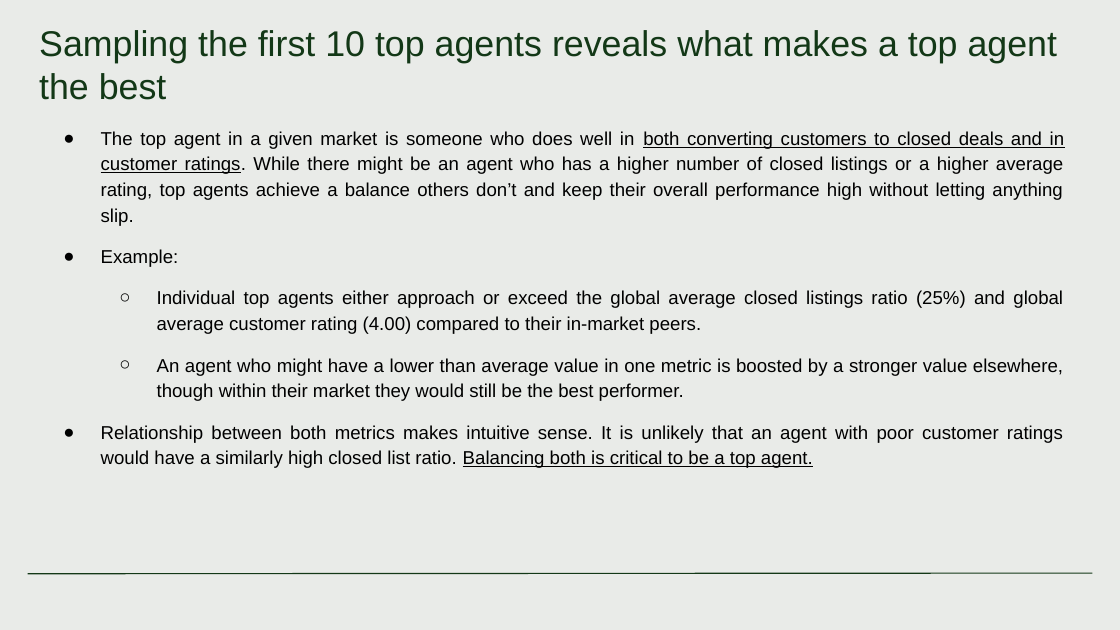
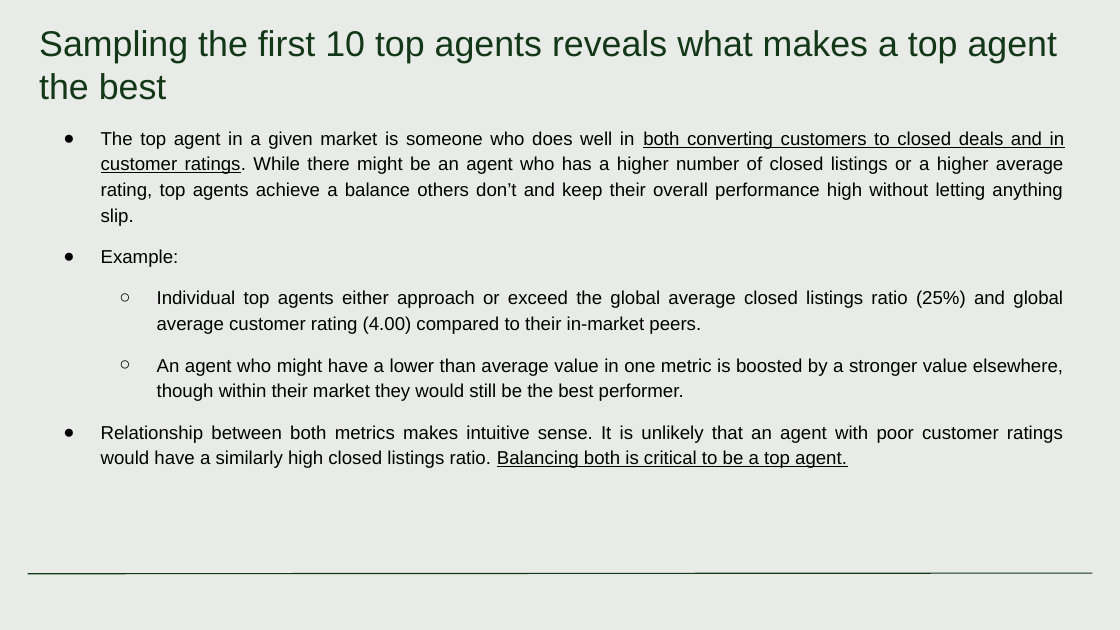
Before and after one commit to Magister774/Clever-Assessment, a slide deck: slide 9 of Smiley Real Estate - Sales Performance Analysis.pptx. Drawn at 1120x630 pixels with LibreOffice and Linux fonts; fonts in the diff are those of the drawing. Boxes give left, top, right and bottom in pixels: in the first picture for what was removed or moved away, otherwise in the second. Text is boxed around its words. In the diff, an @@ line names an element or a change of style, - is before the commit and + after.

```diff
--- a/Smiley Real Estate - Sales Performance Analysis.pptx
+++ b/Smiley Real Estate - Sales Performance Analysis.pptx
@@ text at <box>101,425,1063,468</box>: text changed @@
-● Relationship between both metrics makes intuitive sense. It is unlikely that an agent with poor customer ratings would have a similarly high closed list ratio. Balancing both is critical to be a top agent.
+● Relationship between both metrics makes intuitive sense. It is unlikely that an agent with poor customer ratings would have a similarly high closed listings ratio. Balancing both is critical to be a top agent.
```
Also in this commit, not shown: 5 other slides changed.
